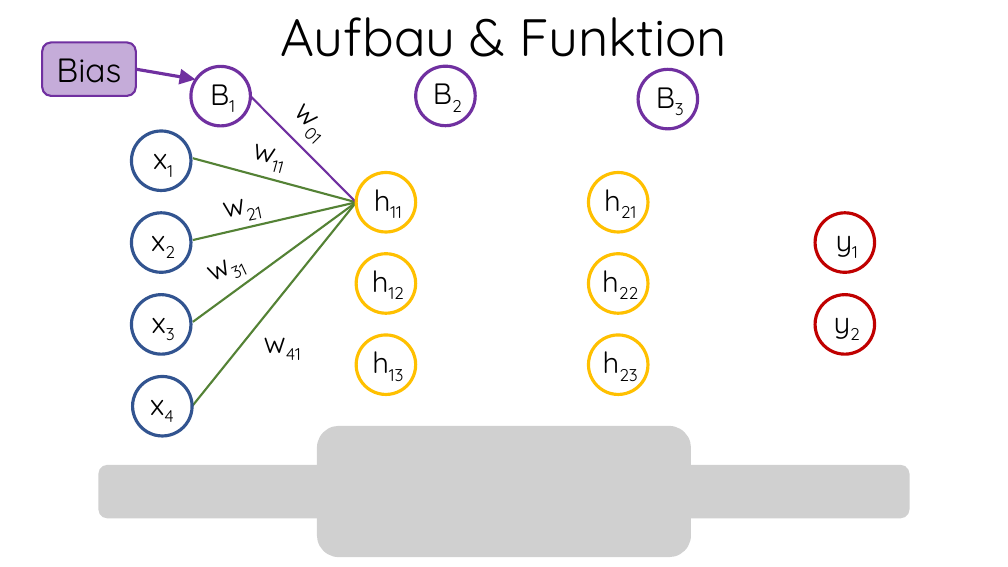
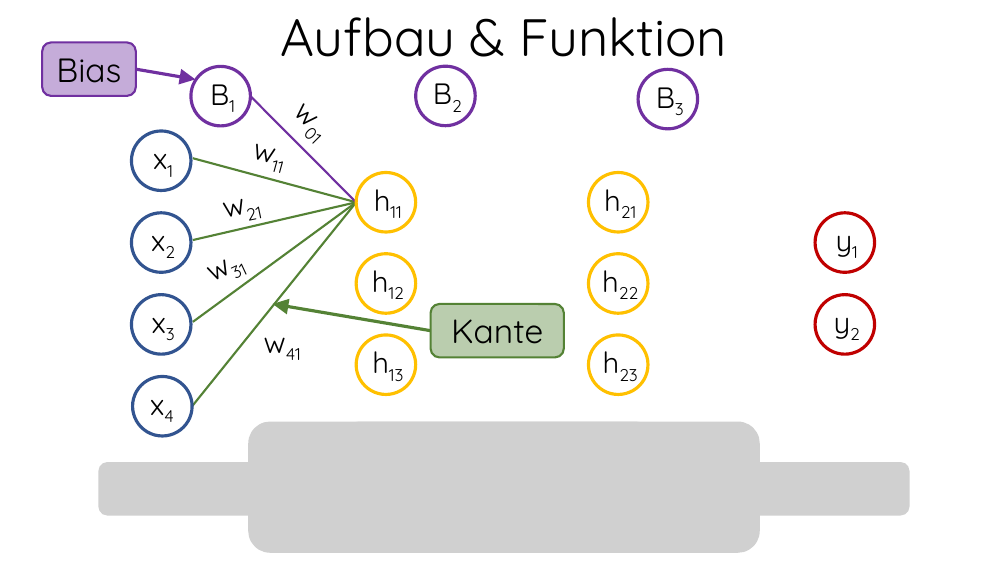
Before and after one commit to SemJoerg/DigitRecognition, a slide deck: slide 20 of presentation/presentation.pptx (slide 22 before the commit). Drawn at 1008x567 pixels with LibreOffice and Linux fonts; fonts in the diff are those of the drawing; grey boxes stand for pictures; background and template pictures are left out. Boxes give left, top, right and bottom in pixels: in the first picture for what was removed or moved away, otherwise in the second. Text is boxed around its words. In the diff, an @@ line names an element or a change of style, - is before the commit and + after.

```diff
--- a/presentation/presentation.pptx
+++ b/presentation/presentation.pptx
@@ arrow added from (431, 330) to (273, 304), #548235 3 pt @@
@@ rounded rectangle added at (431,304,564,358), fill #548235 at 40% opacity, outline #548235 2 pt, 32 pt, text #000000 @@
+Kante
@@ picture added at (248,422,760,554) @@
@@ picture: place and size @@
-picture at (317,426,691,557)
+picture at (337,422,658,554)
```
Also in this commit, not shown: 2 other slides changed, 12 slides added, 10 slides removed, 14 other files.
